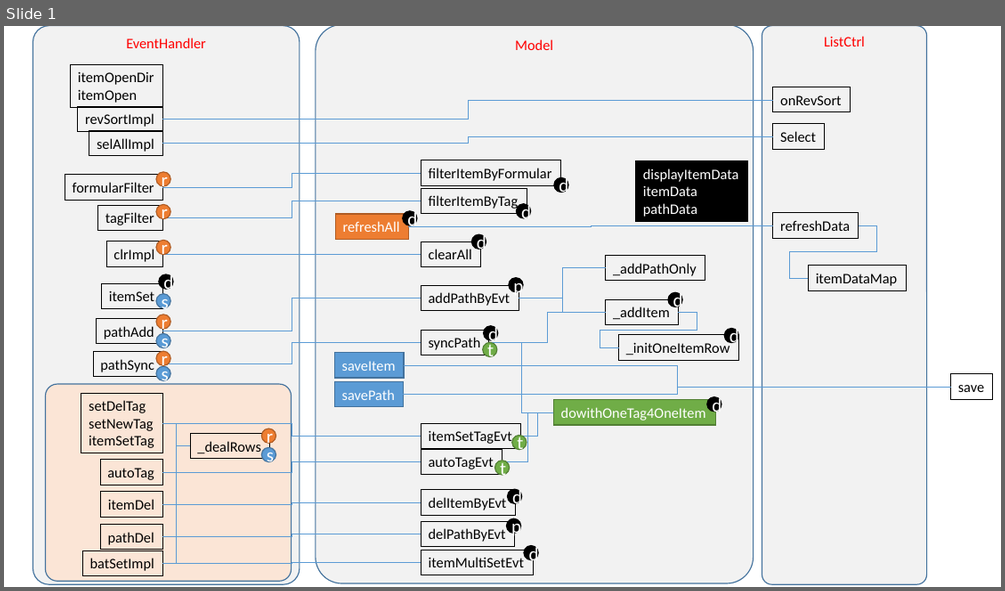
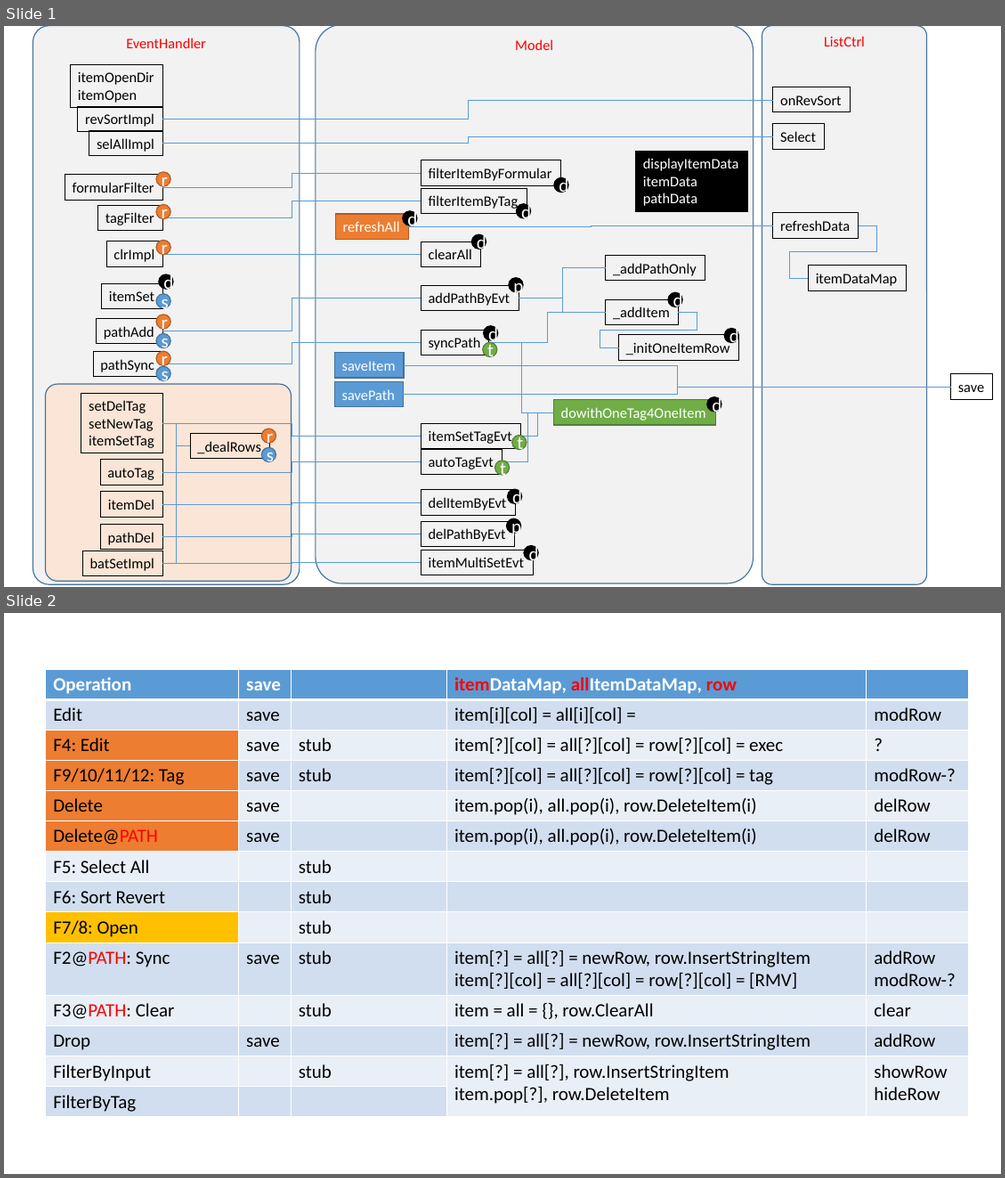
Before and after one commit to ceachen/tagger, a slide deck: LLD.pptx. Shown one above the other, each under a label of ours: slide 1 before the commit, slides 1 and 2 after it. The pictures are 1005x591 and 1005x1178 pixels, drawn with LibreOffice and Linux fonts; fonts in the diff are those of the drawing. Boxes give left, top, right and bottom in pixels: in the first picture for what was removed or moved away, otherwise in the second. Text is boxed around its words. In the diff, an @@ line names an element or a change of style, - is before the commit and + after.

```diff
--- a/LLD.pptx
+++ b/LLD.pptx
@@ slide 2 added at (4, 613, 1001, 1174), background #FFFFFF @@
@@ table added at (46, 670, 969, 1116), 14 rows, 5 columns @@
+Operation | save |  | itemDataMap, allItemDataMap, row | 
+Edit | save |  | item[i][col] = all[i][col] = | modRow
+F4: Edit | save | stub | item[?][col] = all[?][col] = row[?][col] = exec | ?
+F9/10/11/12: Tag | save | stub | item[?][col] = all[?][col] = row[?][col] = tag | modRow-?
+Delete | save |  | item.pop(i), all.pop(i), row.DeleteItem(i) | delRow
+Delete@PATH | save |  | item.pop(i), all.pop(i), row.DeleteItem(i) | delRow
+F5: Select All |  | stub |  | 
+F6: Sort Revert |  | stub |  | 
+F7/8: Open |  | stub |  | 
+F2@PATH: Sync | save | stub | item[?] = all[?] = newRow, row.InsertStringItem / item[?][col] = all[?][col] = row[?][col] = [RMV] | addRow / modRow-?
+F3@PATH: Clear |  | stub | item = all = {}, row.ClearAll | clear
+Drop | save |  | item[?] = all[?] = newRow, row.InsertStringItem | addRow
+FilterByInput |  | stub | item[?] = all[?], row.InsertStringItem / item.pop[?], row.DeleteItem | showRow / hideRow
+FilterByTag |  |  |  | 
@@ slide 1 changed as well @@
@@ rectangle "displayItemData": place and size @@
-rectangle "displayItemData" at (636, 161, 748, 222)
+rectangle "displayItemData" at (636, 151, 748, 211)
```
Also in this commit, not shown: 1 other slide added, 8 other files.
